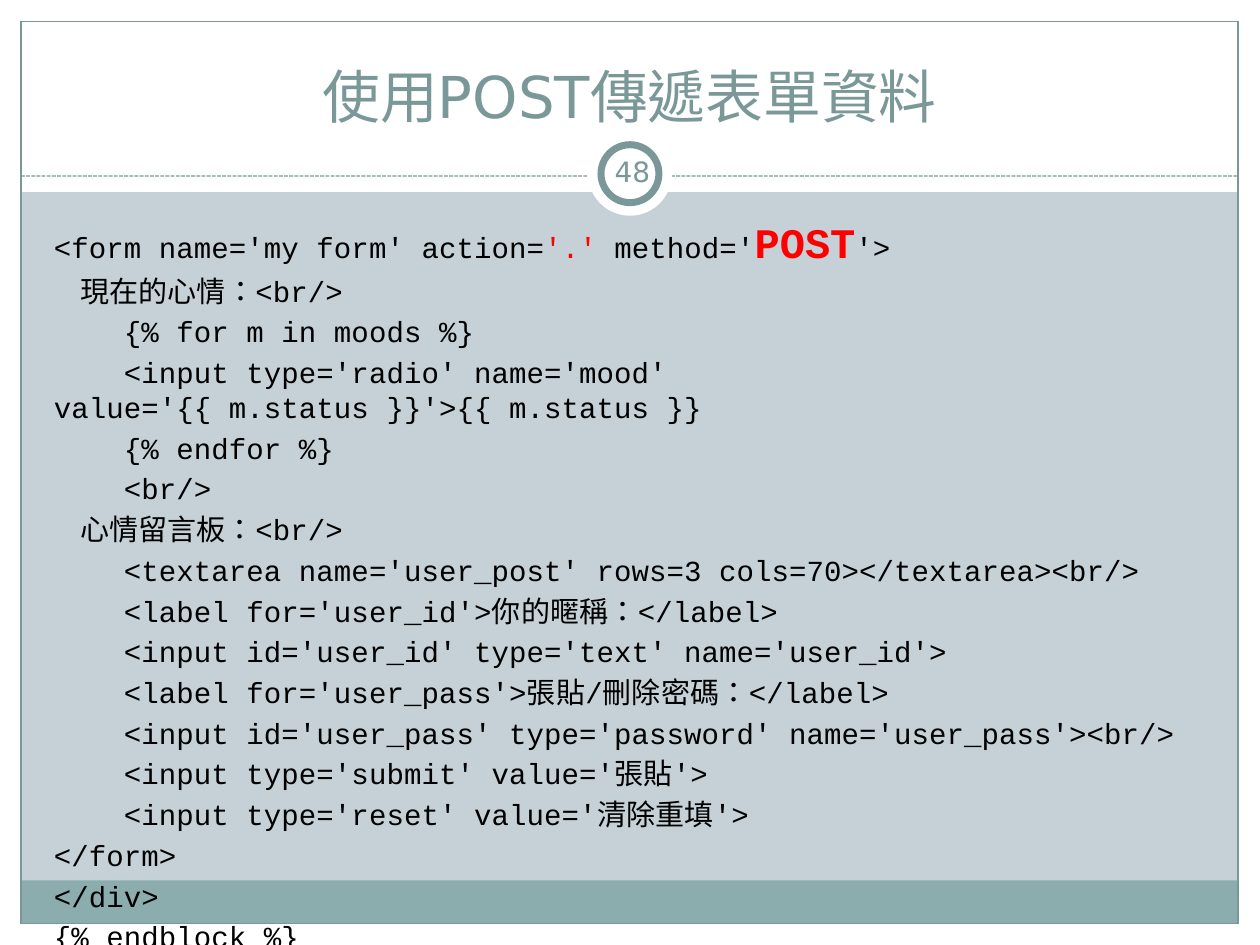
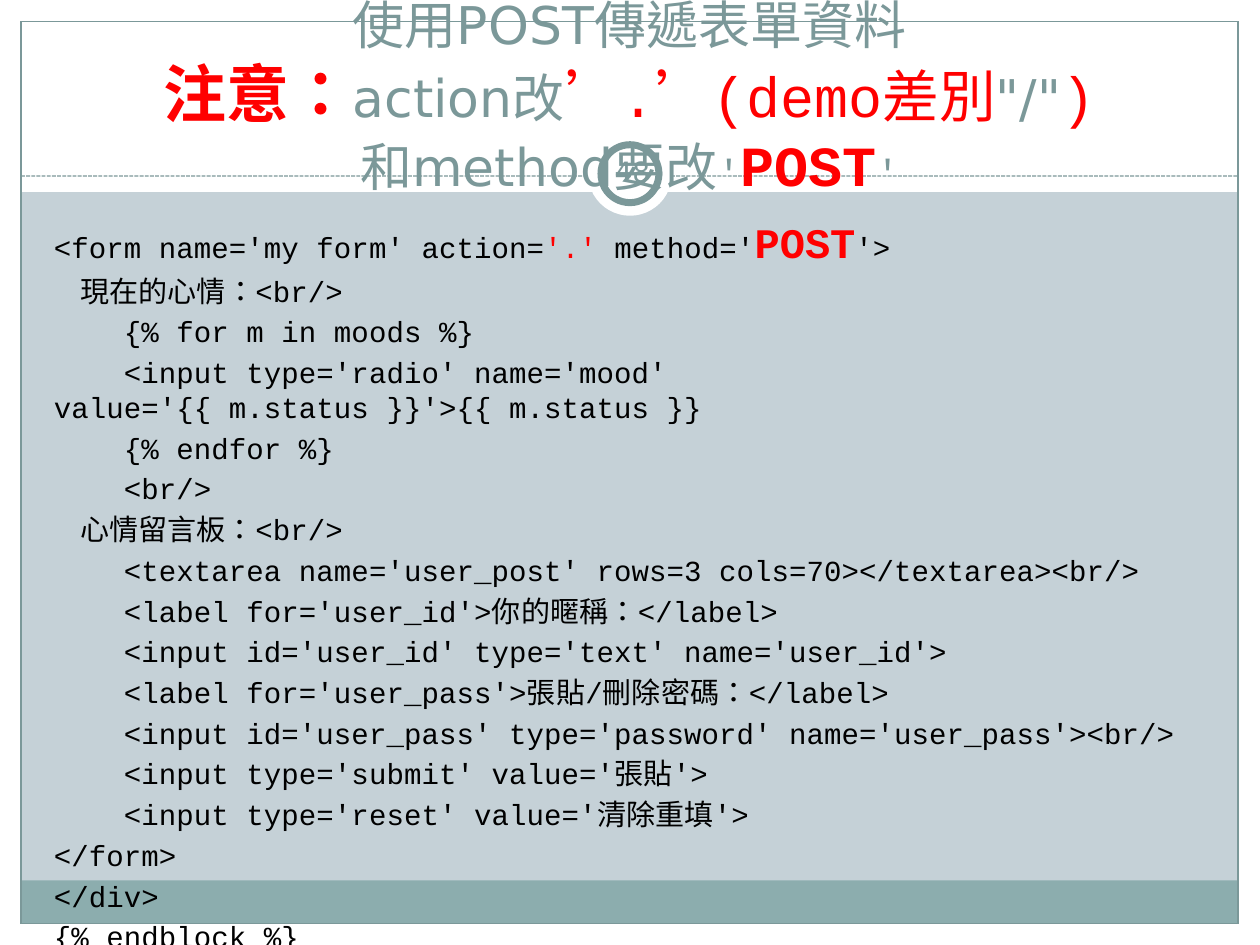
Before and after one commit to jacktea88/406django, a slide deck: slide 48 of ch08/Django4-ch08.pptx. Drawn at 1260x945 pixels with LibreOffice and Linux fonts; fonts in the diff are those of the drawing. Boxes give left, top, right and bottom in pixels: in the first picture for what was removed or moved away, otherwise in the second. Text is boxed around its words. In the diff, an @@ line names an element or a change of style, - is before the commit and + after.

Commit message:
更新ch08 表單

```diff
--- a/ch08/Django4-ch08.pptx
+++ b/ch08/Django4-ch08.pptx
@@ title at (164,0,996,202): text changed; size 33 to 29.7 pt @@
-使用POST傳遞表單資料
+使用POST傳遞表單資料
+注意：action改’.’(demo差別"/")
+和method要改'POST'
```
Also in this commit, not shown: 39 other slides changed, 1 slide added, 1 slide removed, 14 other files.
